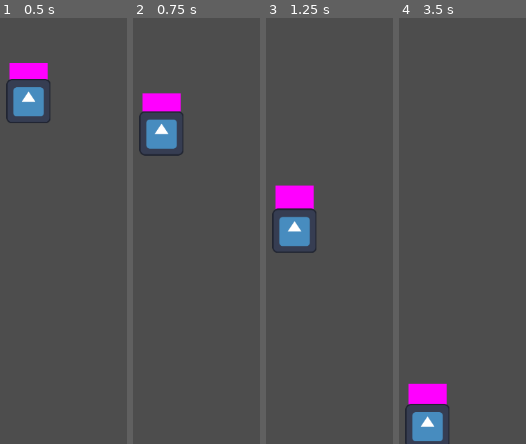
Above: before the commit, frames 1-4 (left to right).
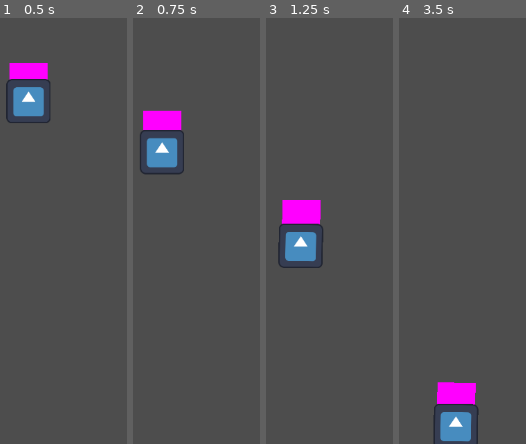
Above: after the commit, the same moments.

Repository: gracedes/spring-arms
Game: Godot game, scene res://scenes/testing.tscn
The game is run twice, just before and just after one commit, with the same random seed, the same clock (stepped at 60 frames per second) and the same inputs. The engine's default icon, where the game draws it, is replaced by a stand-in: a white triangle on a blue panel in a dark square.
Inputs (mouse positions are in pixels of both pictures, inside the frame that each line leads up to):
- Up to frame 1 (0.5 s): no input
- Up to frame 2 (0.75 s): move the mouse to (outside the picture) at 0.52 s; hold Right (ui_right) from 0.53 s (still down); tap Space (jump) at 0.6 s
- Up to frame 3 (1.25 s): keep holding Right (ui_right); tap Space (jump) at 0.77, 1.07 s
- Up to frame 4 (3.5 s): move the mouse to (outside the picture) at 1.27 s; release Right (ui_right) at 1.28 s; hold Left (ui_left) 1.28-2.03 s; tap Space (jump) at 1.35, 1.52, 1.82, 2.1, 2.85, 3.02, 3.32 s; move the mouse to (outside the picture) at 2.02 s; hold Right (ui_right) from 2.03 s (still down); move the mouse to (outside the picture) at 2.77 s

Frame 1 is identical in both runs. In frame 2, 4.9% of the frame differs, in the area x 4-41%, y 17-37%; in frame 3, 4.9%; in frame 4, 6.0%, in the area x 4-63%, y 85-100%.

Commit message:
added start sequence force apply

Diff:
--- a/entities/player/player.gd
+++ b/entities/player/player.gd
@@ -14,16 +14,32 @@
 var needstorque = false
 @export var torque_coeff = 200.0
 
+var start_seq = true
+var start_init = false
+var start_timer = 0.0
+@export var start_force = 40000
+
 func _ready() -> void:
 	arms = get_tree().get_nodes_in_group('arms')
 
 func _physics_process(delta: float) -> void:
-	check_inputs()
-	# apply_force(movement_keys())
-	apply_force(sum_arm_forces() + other_forces())
-	if needstorque:
-		apply_torque(linear_velocity.x * torque_coeff)
-		needstorque = false
+	if start_seq:
+		if not start_init:
+			if Input.is_action_just_pressed(jumpkey): start_init = true
+		elif start_timer <= 3 and Input.is_action_pressed(jumpkey):
+			start_timer += delta
+		else:
+			var f = Vector2.ZERO
+			f.x += start_timer * start_force
+			start_seq = false
+			apply_force(f)
+	else:
+		check_inputs()
+		# apply_force(movement_keys())
+		apply_force(sum_arm_forces() + other_forces())
+		if needstorque:
+			apply_torque(linear_velocity.x * torque_coeff)
+			needstorque = false
 	""" note: look into bug where spamming jump causes you to lose ability to jump """
 
 func check_inputs() -> void:
